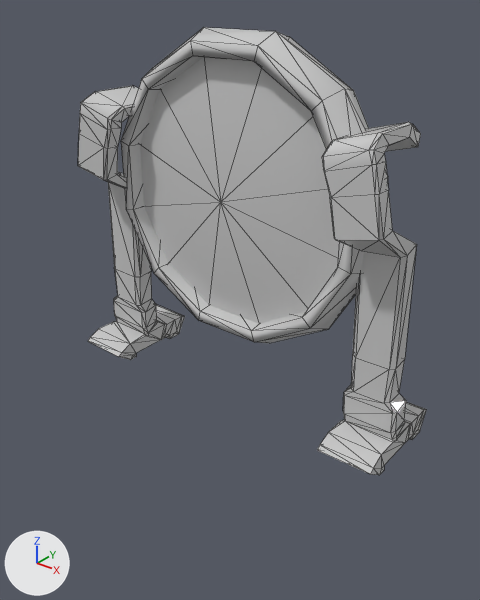
Before and after pictures for a commit that changed the FBX model Assets/Models/lens.fbx.
One viewpoint serves both versions: a 50 mm lens placed at (0.954, -1.197, 0.964), pointed at (0.055, -0.073, 0.267). The lights are fixed; the arrows at lower left show +X, +Y and +Z. Mesh edges are drawn as thin lines. Where no turn or scale is listed for an object, it has been applied to the vertices.

Objects in the first picture: 'lens'.
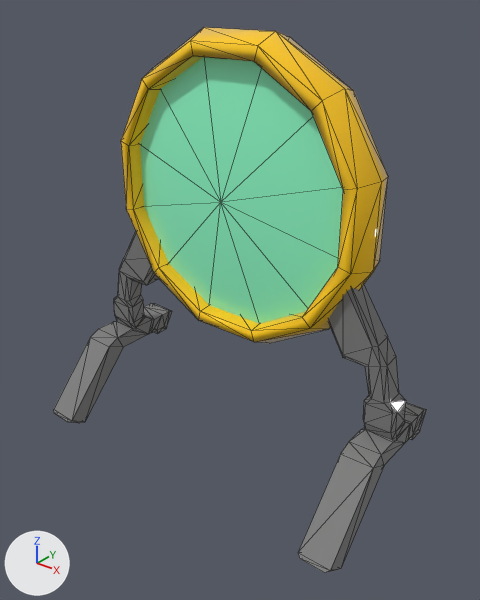
Boxes (x1, y1, x2, y2) around the edits, measured in the pictures (480 x 600 px):
'lens', surface changed, reshaped (7% wider, 22% taller): before (78, 27, 426, 475); after (54, 27, 426, 573)
part 1 of me_mesh, cut back: before (317, 122, 425, 475); after (298, 285, 425, 573)
part 2 of me_mesh, cut back: before (78, 85, 185, 360); after (54, 231, 172, 423)
part 3 of me_mesh, surface changed (grey to yellow): (121, 27, 388, 343) in both
part 4 of me_mesh, recoloured (grey to green): (140, 57, 340, 324) in both

Edits to the bpy script that builds the scene:
```text
Add img_scifi_trimb_png:
    img_scifi_trimb_png = load_image('scifi_trimB.png', 'Materials/scifi_trimB.png', 256, 256, 'sRGB')
Change mat_laser:
    remove mat_laser.base_color = (0.6, 0.6, 0.6)  # light grey #cbcbcb
    add mat_laser.texture = img_scifi_trimb_png
Add mat_lens:
    mat_lens = principled_material('lens')
    mat_lens.base_color = (0.292, 1.0, 0.604)  # green #93ffcc
    mat_lens.roughness = 0.0
Change me_mesh:
    used by ob_lens; location = (0.0, 0.0, 0.0)
    remove me_mesh.from_pydata(...)  # 309 vertices, 596 faces; spans x -0.47..0.47, y -0.138..0.138, z -0.037..0.865
    add me_mesh.from_pydata(...)  # 254 vertices, 464 faces; spans x -0.47..0.47, y -0.29..0.138, z -0.198..0.865
    me_mesh part 1
    54 vertices are removed from x 0.29..0.469, y -0.138..0.064, z -0.032..0.711
    125 faces are deleted
    23 vertices in x 0.329..0.339, y -0.092..0.138, z -0.037..0.102 move by (0.054, 0.0, 0.0)
    3 vertices in x 0.347..0.359, y -0.036..0.016, z 0.112..0.116 move by (0.046, 0.0, 0.0)
    10 vertices move from x 0.334..0.468, y -0.138..0.016, z -0.036..0.466 to x 0.322..0.429, y -0.284..0.016, z -0.197..0.245
    20 vertices are added at x 0.263..0.469, y -0.29..0.02, z -0.198..0.39
    53 new faces join them, mat_laser (picture img_scifi_trimb_png)
    me_mesh part 2
    57 vertices are removed from x -0.469..-0.29, y -0.138..0.064, z -0.036..0.711
    126 faces are deleted
    24 vertices in x -0.339..-0.329, y -0.127..0.138, z -0.037..0.102 move by (-0.054, 0.0, 0.0)
    3 vertices in x -0.359..-0.347, y -0.036..0.016, z 0.112..0.116 move by (-0.046, 0.0, 0.0)
    6 vertices move from x -0.469..-0.342, y -0.072..0.016, z -0.032..0.466 to x -0.469..-0.377, y -0.239..0.016, z -0.194..0.242
    23 vertices are added at x -0.469..-0.263, y -0.29..0.02, z -0.198..0.39
    54 new faces join them, mat_laser (picture img_scifi_trimb_png)
    me_mesh part 3: 132 kept faces spanning x -0.365..0.365, y -0.075..0.046, z 0.135..0.865 get new texture (UV) coordinates
    me_mesh part 4: 12 faces spanning x -0.315..0.315, y -0.075..-0.027, z 0.185..0.815 switch from mat_laser (light grey #cbcbcb) to mat_lens (green #93ffcc)
```
